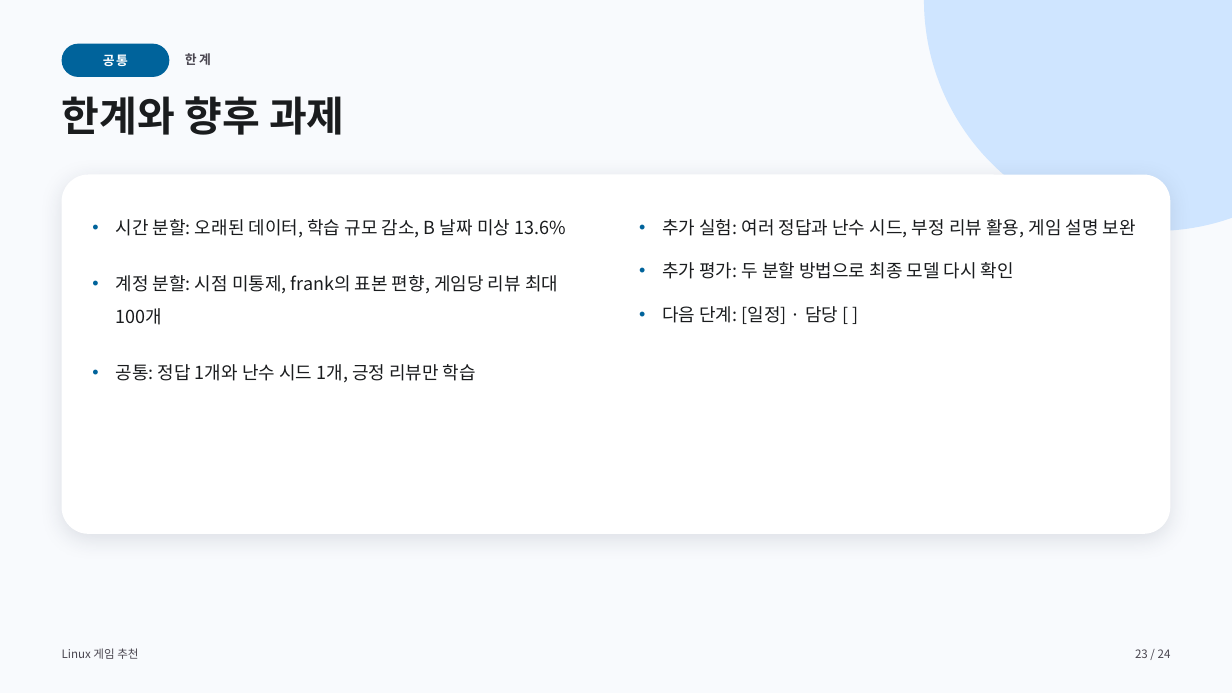
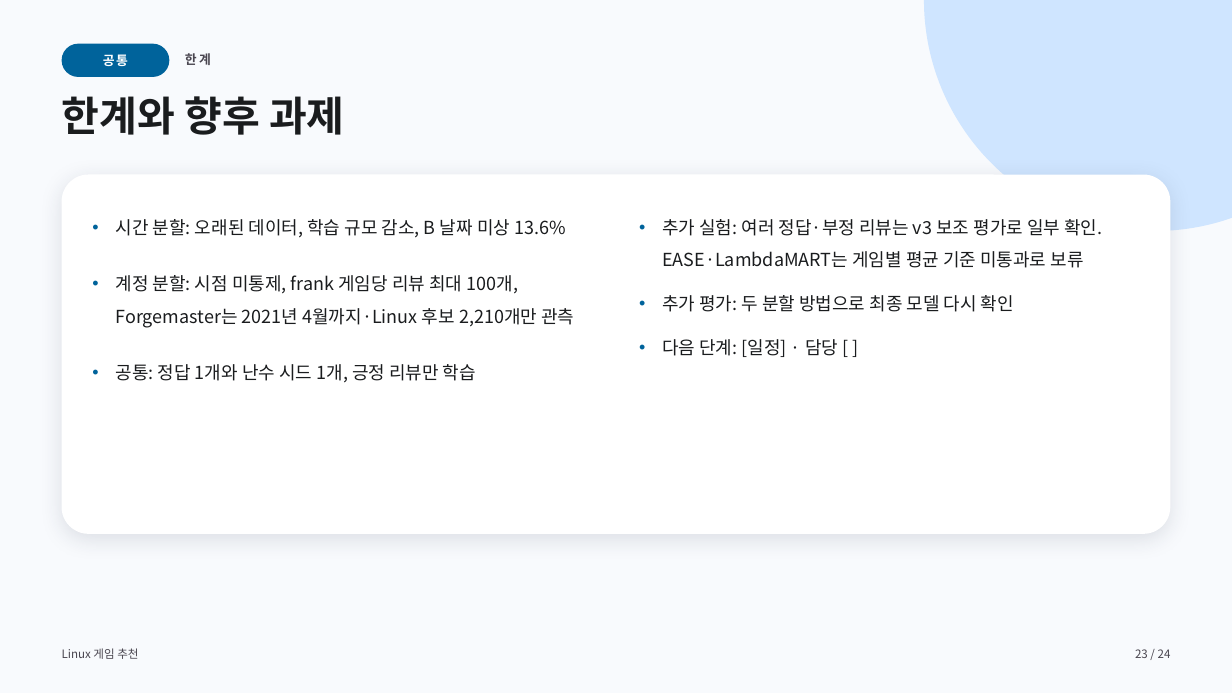
Before and after one commit to jinSeong-P/ML-game-recommendation, a slide deck: slide 23 of presentation/ML-game-recommendation-final.pptx. Drawn at 1232x693 pixels with LibreOffice and Linux fonts; fonts in the diff are those of the drawing. Boxes give left, top, right and bottom in pixels: in the first picture for what was removed or moved away, otherwise in the second. Text is boxed around its words. In the diff, an @@ line names an element or a change of style, - is before the commit and + after.

```diff
--- a/presentation/ML-game-recommendation-final.pptx
+++ b/presentation/ML-game-recommendation-final.pptx
@@ text at [662,219,1102,268]: text changed @@
-• 추가 실험: 여러 정답과 난수 시드, 부정 리뷰 활용, 게임 설명 보완
+• 추가 실험: 여러 정답·부정 리뷰는 v3 보조 평가로 일부 확인. EASE·LambdaMART는 게임별 평균 기준 미통과로 보류
@@ text at [115,275,574,328]: text changed @@
-• 계정 분할: 시점 미통제, frank의 표본 편향, 게임당 리뷰 최대 100개
+• 계정 분할: 시점 미통제, frank 게임당 리뷰 최대 100개, Forgemaster는 2021년 4월까지·Linux 후보 2,210개만 관측
```
Also in this commit, not shown: 9 other slides changed.
